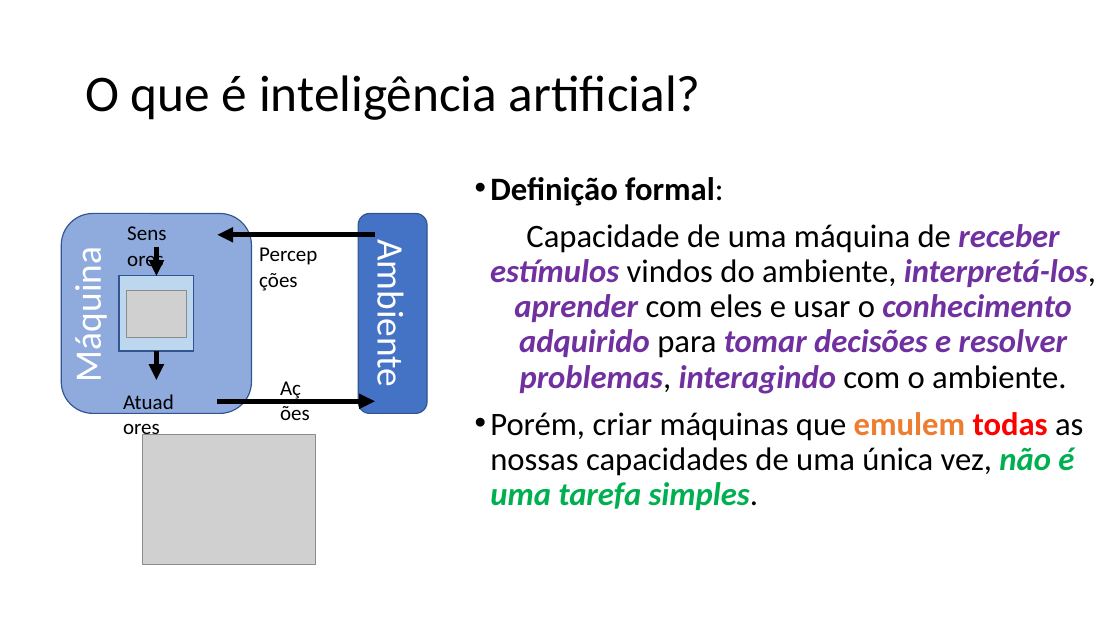
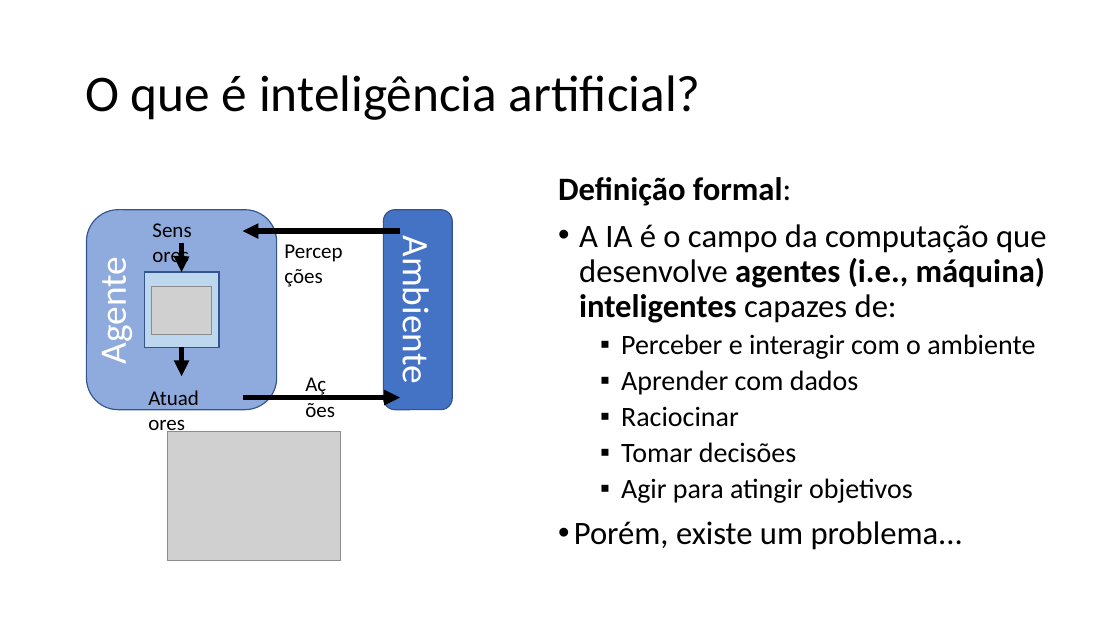
Before and after one commit to zz4fap/t319_aprendizado_de_maquina, a slide deck: slide 12 of slides/T319_Introdução.pptx (slide 11 before the commit). Drawn at 1120x630 pixels with LibreOffice and Linux fonts; fonts in the diff are those of the drawing; grey boxes stand for pictures. Boxes give left, top, right and bottom in pixels: in the first picture for what was removed or moved away, otherwise in the second. Text is boxed around its words. In the diff, an @@ line names an element or a change of style, - is before the commit and + after.

```diff
--- a/slides/T319_Introdução.pptx
+++ b/slides/T319_Introdução.pptx
@@ text "Definição formal:": place and size @@
-text "Definição formal:" at [490, 177, 1096, 510]
+text "Definição formal:" at [558, 177, 1046, 550]
@@ text at [558, 177, 791, 206]: bullet • to none @@
@@ text at [574, 224, 1046, 550]: text changed; bold off @@
-Capacidade de uma máquina de receber estímulos vindos do ambiente, interpretá-los, aprender com eles e usar o conhecimento adquirido para tomar decisões e resolver problemas, interagindo com o ambiente.
-• Porém, criar máquinas que emulem todas as nossas capacidades de uma única vez, não é uma tarefa simples.
+• A IA é o campo da computação que desenvolve agentes (i.e., máquina) inteligentes capazes de:
+  ▪ Perceber e interagir com o ambiente
+  ▪ Aprender com dados
+  ▪ Raciocinar
+  ▪ Tomar decisões
+  ▪ Agir para atingir objetivos
+• Porém, existe um problema...
@@ text at [90, 267, 136, 361]: text changed @@
-Máquina
+Agente
@@ 4 texts, 4 arrows, 2 pictures, 2 rounded rectangles, 1 rectangle: place and size @@
-4 texts, 4 arrows, 2 pictures, 2 rounded rectangles, 1 rectangle at [61, 213, 427, 565]
+4 texts, 4 arrows, 2 pictures, 2 rounded rectangles, 1 rectangle at [87, 210, 452, 560]
```
Also in this commit, not shown: 21 other slides changed, 3 slides added, 5 slides removed, 1 other file.
